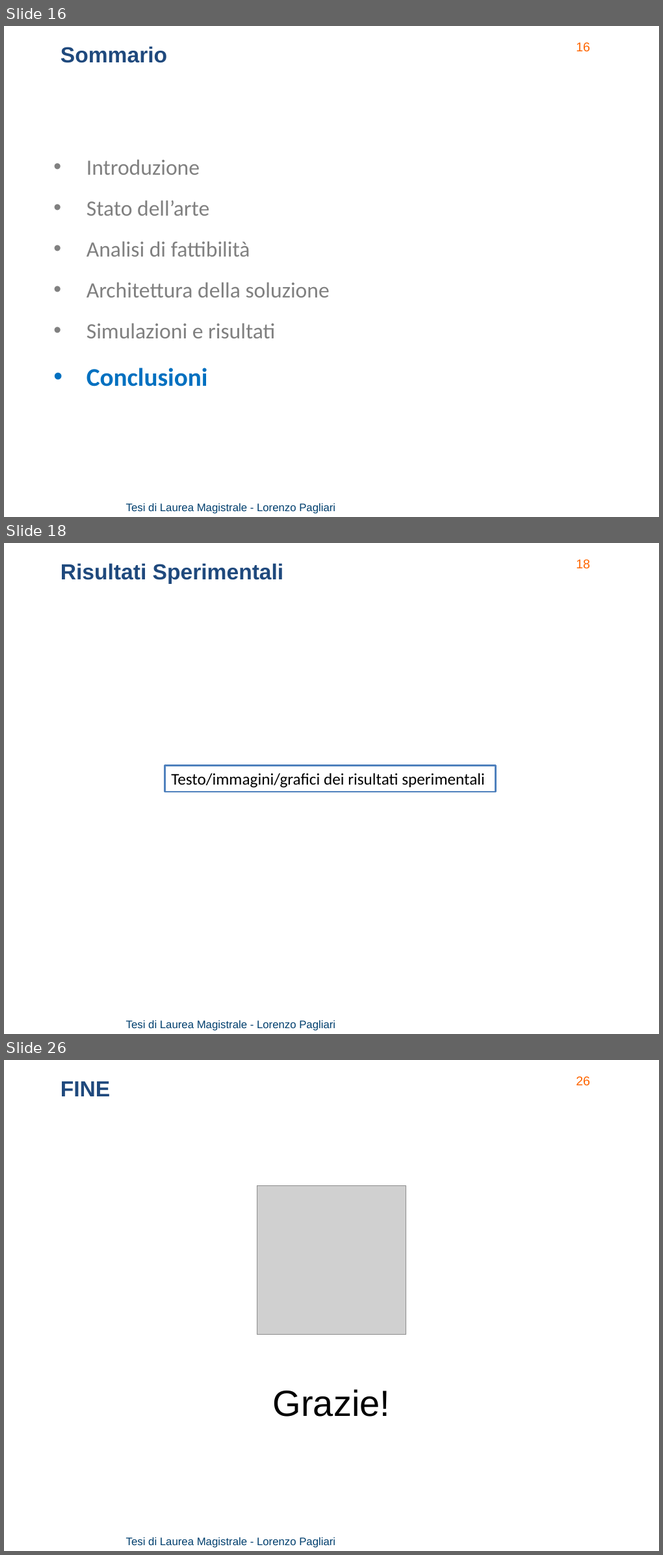
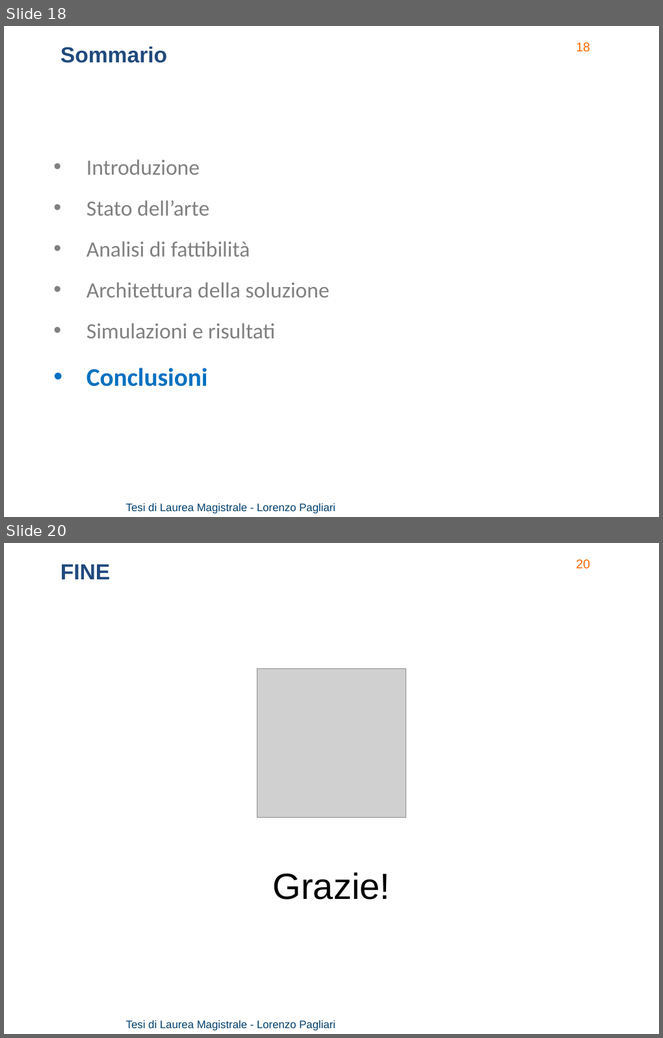
Before and after one commit to lorenzo-pagliari/Tesi, a slide deck: presentazione/Pagliari Lorenzo presentazione.pptx. Shown one above the other, each under a label of ours: slides 16, 18 and 26 before the commit, slides 18 and 20 after it; the slides between them are not shown. The pictures are 663x1555 and 663x1038 pixels, drawn with LibreOffice and Linux fonts; fonts in the diff are those of the drawing; grey boxes stand for pictures; background and template pictures are left out. Boxes give left, top, right and bottom in pixels: in the first picture for what was removed or moved away, otherwise in the second. Text is boxed around its words. In the diff, an @@ line names an element or a change of style, - is before the commit and + after.

```diff
--- a/presentazione/Pagliari Lorenzo presentazione.pptx
+++ b/presentazione/Pagliari Lorenzo presentazione.pptx
@@ slide 18 removed at (x1=4, y1=543, x2=659, y2=1034), background picture (left out); not listed: 2 template elements that a slide beside it also shows @@
@@ text removed at (x1=61, y1=563, x2=284, y2=584) @@
-Risultati Sperimentali
@@ rectangle removed at (x1=165, y1=766, x2=495, y2=792) @@
-Testo/immagini/grafici dei risultati sperimentali
@@ what was slide 16 is now slide 18 @@
@@ what was slide 26 is now slide 20 @@
@@ page number at (x1=576, y1=559, x2=590, y2=569): text changed @@
-26
+20
```
Also in this commit, not shown: 1 slide changed, 6 slides added, 11 other slides removed, 3 other files.
